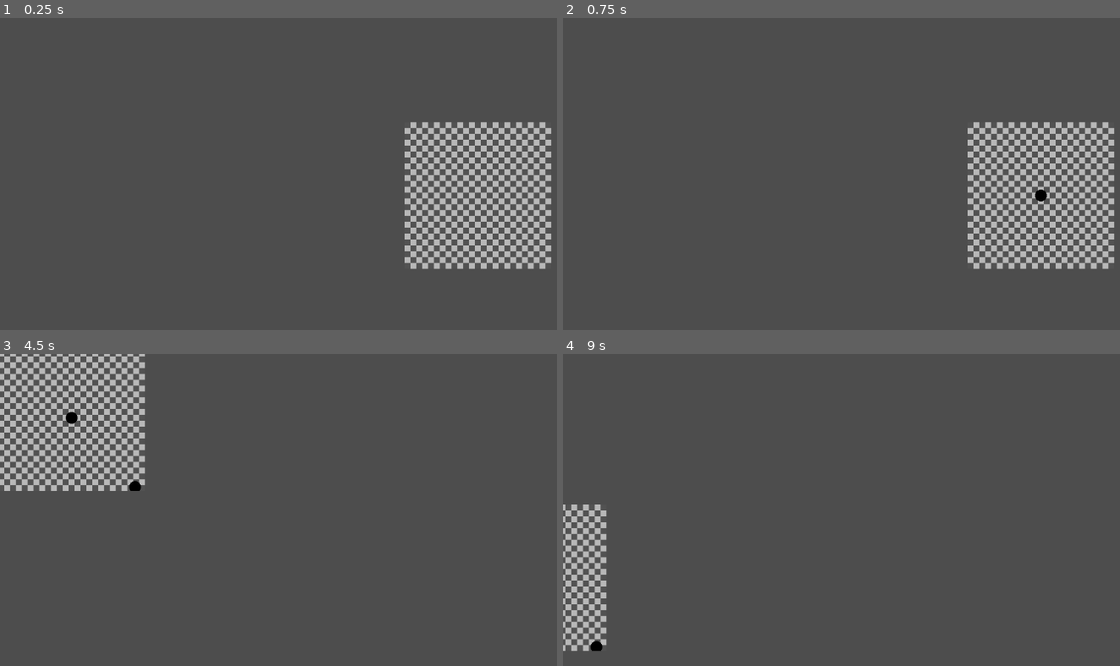
Above: before the commit, frames 1-4 (two rows, left to right).
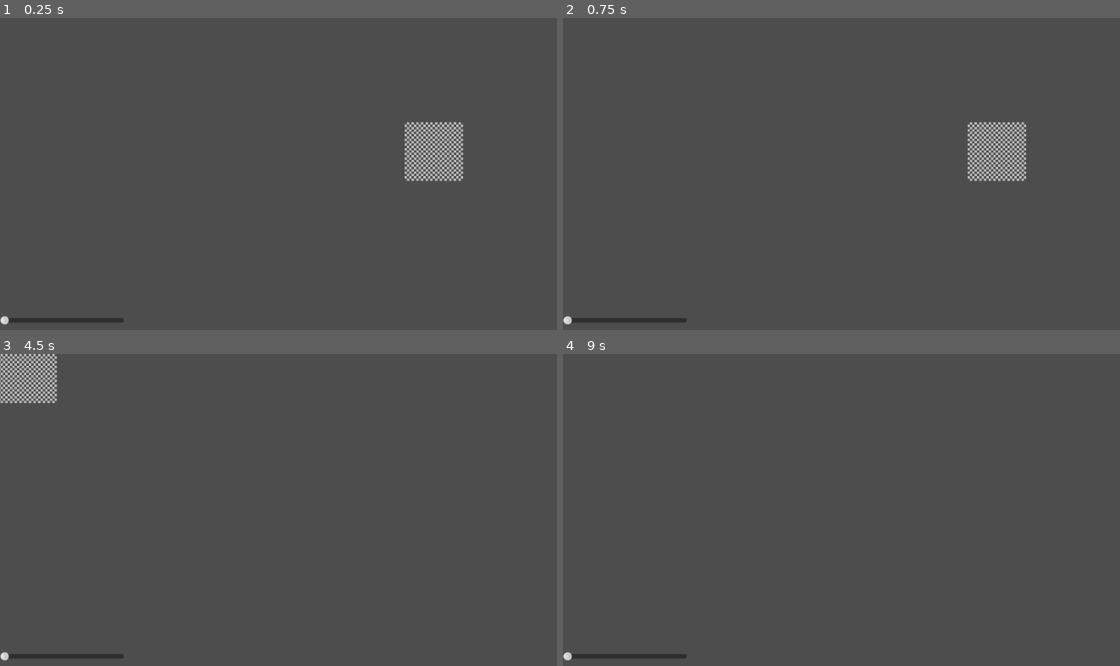
Above: after the commit, the same moments.

Repository: Shidoengie/PIxGD-GD4
Game: Godot game, scene res://Main.tscn
Same seed, same stepped clock (60 frames per second), same inputs: the game is played once before the commit and once after it. Before the commit the project starts from res://Scenes/Canvas/Canvas.tscn.
Inputs (mouse positions are in pixels of both pictures, inside the frame that each line leads up to):
- Up to frame 1 (0.25 s): no input
- Up to frame 2 (0.75 s): tap Enter at 0.5 s; move the mouse to (1042, 195) at 0.52 s; press the mouse at (1042, 195) at 0.53 s
- Up to frame 3 (4.5 s): tap Space at 1.25, 2.75, 4.25 s; move the mouse to (200, 563) at 1.27 s; release the mouse at (200, 563) at 1.28 s; tap Middle mouse button (mouseMiddle_3rd) at 1.35 s; click (200, 563) at 1.42 s; tap Enter at 2, 3.5 s; move the mouse to (406, 460) at 2.02 s; hold Right mouse button (mouseRight_2nd) 2.03-2.78 s; click (406, 460) at 2.17 s; move the mouse to (306, 619) at 2.77 s; click (306, 619) at 2.85 s; move the mouse to (540, 600) at 3.52 s; hold Middle mouse button (mouseMiddle_3rd) 3.53-4.28 s; click (540, 600) at 3.67 s; move the mouse to (133, 488) at 4.27 s; right-click (133, 488) at 4.35 s; click (133, 488) at 4.42 s
- Up to frame 4 (9 s): move the mouse to (936, 544) at 5.02 s; press the mouse at (936, 544) at 5.03 s; move the mouse to (796, 447) at 5.77 s; release the mouse at (796, 447) at 5.78 s; tap Middle mouse button (mouseMiddle_3rd) at 5.85 s; click (796, 447) at 5.92 s; move the mouse to (1047, 525) at 6.52 s; hold Right mouse button (mouseRight_2nd) 6.53-7.28 s; click (1047, 525) at 6.67 s; move the mouse to (763, 563) at 7.27 s; click (763, 563) at 7.35 s; move the mouse to (969, 460) at 8.02 s; hold Middle mouse button (mouseMiddle_3rd) 8.03-8.78 s; click (969, 460) at 8.17 s; move the mouse to (869, 619) at 8.77 s; right-click (869, 619) at 8.85 s; click (869, 619) at 8.92 s

The runs differ from the first frame. In frame 1, 7.3% of the frame differs, in the area x 0-99%, y 33-99%; in frame 2, 7.3%; in frame 3, 6.9%; in frame 4, 2.5%.

Commit message:
structuring attempt 1

Diff:
--- /dev/null
+++ b/Main.tscn
@@ -0,0 +1,20 @@
+[gd_scene load_steps=2 format=3 uid="uid://bxcuujnh2g5p1"]
+
+[ext_resource type="PackedScene" uid="uid://ckyvqsj1jly2d" path="res://Scenes/Canvas/Canvas.tscn" id="1_f6yyk"]
+
+[node name="Control" type="Control"]
+layout_mode = 3
+anchors_preset = 15
+anchor_right = 1.0
+anchor_bottom = 1.0
+grow_horizontal = 2
+grow_vertical = 2
+
+[node name="Canvas" parent="." instance=ExtResource("1_f6yyk")]
+
+[node name="CanvasLayer" type="CanvasLayer" parent="."]
+
+[node name="HSlider" type="HSlider" parent="CanvasLayer"]
+offset_top = 508.0
+offset_right = 211.0
+offset_bottom = 524.0
--- a/Scenes/Canvas/Canvas.tscn
+++ b/Scenes/Canvas/Canvas.tscn
@@ -35,14 +35,14 @@
 [node name="Container" type="ColorRect" parent="."]
 material = SubResource("2")
 layout_mode = 0
-offset_right = 300.0
-offset_bottom = 300.0
+offset_right = 20.0
+offset_bottom = 20.0
 
 [node name="DrawControl" type="SubViewportContainer" parent="."]
 texture_filter = 1
 layout_mode = 0
-offset_right = 301.0
-offset_bottom = 301.0
+offset_right = 20.0
+offset_bottom = 20.0
 script = ExtResource("2_a00w7")
 
 [node name="SubViewport" type="SubViewport" parent="DrawControl"]
@@ -51,7 +51,7 @@
 handle_input_locally = false
 canvas_item_default_texture_filter = 0
 gui_disable_input = true
-size = Vector2i(250, 250)
+size = Vector2i(20, 20)
 render_target_clear_mode = 1
 render_target_update_mode = 4
 
@@ -59,8 +59,8 @@
 unique_name_in_owner = true
 layout_mode = 3
 anchors_preset = 0
-offset_right = 300.0
-offset_bottom = 300.0
+offset_right = 20.0
+offset_bottom = 20.0
 mouse_filter = 1
 script = ExtResource("3_tu6we")
 
--- a/Scenes/Canvas/src/Control.gd
+++ b/Scenes/Canvas/src/Control.gd
@@ -1,15 +1,19 @@
 extends Control
+
 @export var current_canvas = true
 @export var brush_size = 10
 @export var secondary_color = Color.WHITE
 @export var primary_color = Color.BLACK
+@export var canvas_size = Vector2(100,100)
 @onready var DrawSurface = get_node("%DrawSurface")
 @onready var CanvasCamera = $CanvasCamera
 @onready var DrawControl = $DrawControl
 # Called when the node enters the scene tree for the first time.
 func _ready():
-	DrawControl.size = $DrawControl/SubViewport.size
-	$Container.size = $DrawControl/SubViewport.size
+	DrawControl.size = canvas_size
+	$Container.size = canvas_size
+	DrawSurface.size = canvas_size
+	$DrawControl/SubViewport.size = canvas_size
 func _input(event):
 	DrawSurface.secondary_color = secondary_color
 	DrawSurface.primary_color = primary_color
--- a/Scenes/Canvas/src/Draw.gd
+++ b/Scenes/Canvas/src/Draw.gd
@@ -3,7 +3,8 @@
 var secondary_color = Color.WHITE
 var primary_color = Color.BLACK
 var current_color = Color.BLACK
-
+enum ToolEnums {BRUSH,LINE,BUCKET}
+var current_tool:ToolEnums = ToolEnums.BRUSH
 var brush_size = 10
 
 var canPaint = false
@@ -11,8 +12,14 @@
 var last_position = Vector2.ZERO
 var current_position = Vector2.ZERO
 func _draw():
-	if canPaint:
-		draw_circle(current_position,10,current_color)
+
+	if not canPaint:
+		return
+	match current_tool:
+		ToolEnums.BRUSH:
+			draw_circle(current_position,10,current_color)
+		_:
+			pass
 
 func _process(delta):
 	current_color = primary_color if is_primary else secondary_color
--- a/project.godot
+++ b/project.godot
@@ -11,13 +11,9 @@
 [application]
 
 config/name="PixGD"
-run/main_scene="res://Scenes/Canvas/Canvas.tscn"
+run/main_scene="res://Main.tscn"
 config/features=PackedStringArray("4.0")
 config/icon="res://icon.png"
-
-[editor]
-
-export/convert_text_resources_to_binary=true
 
 [input]
 
